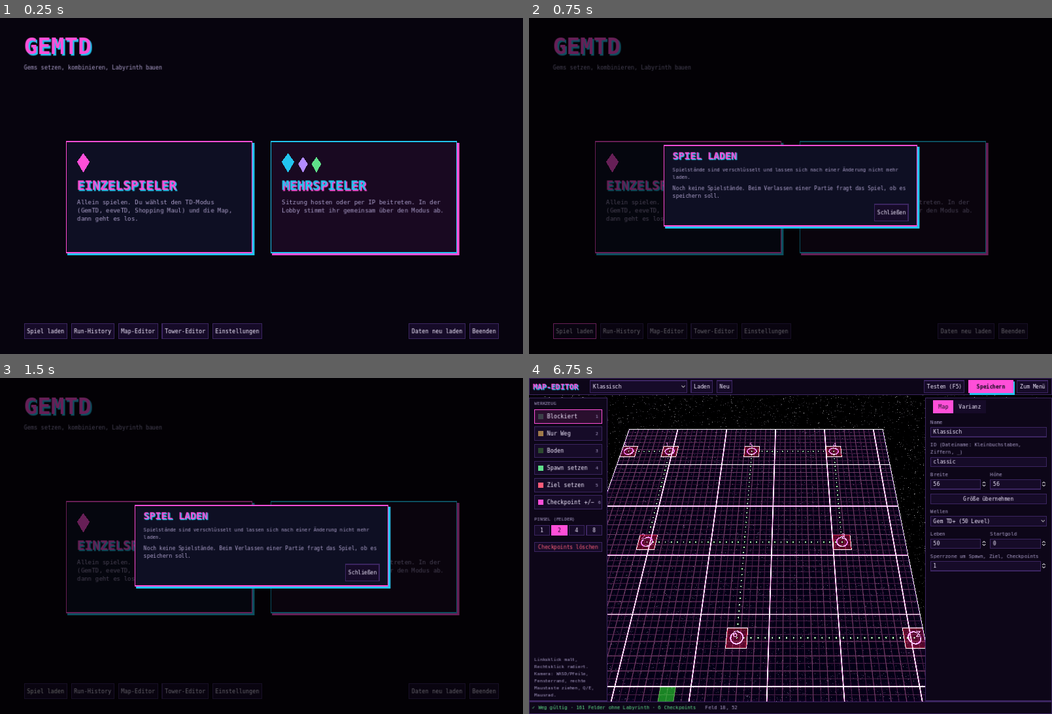
Above: before the commit, frames 1-4 (two rows, left to right).
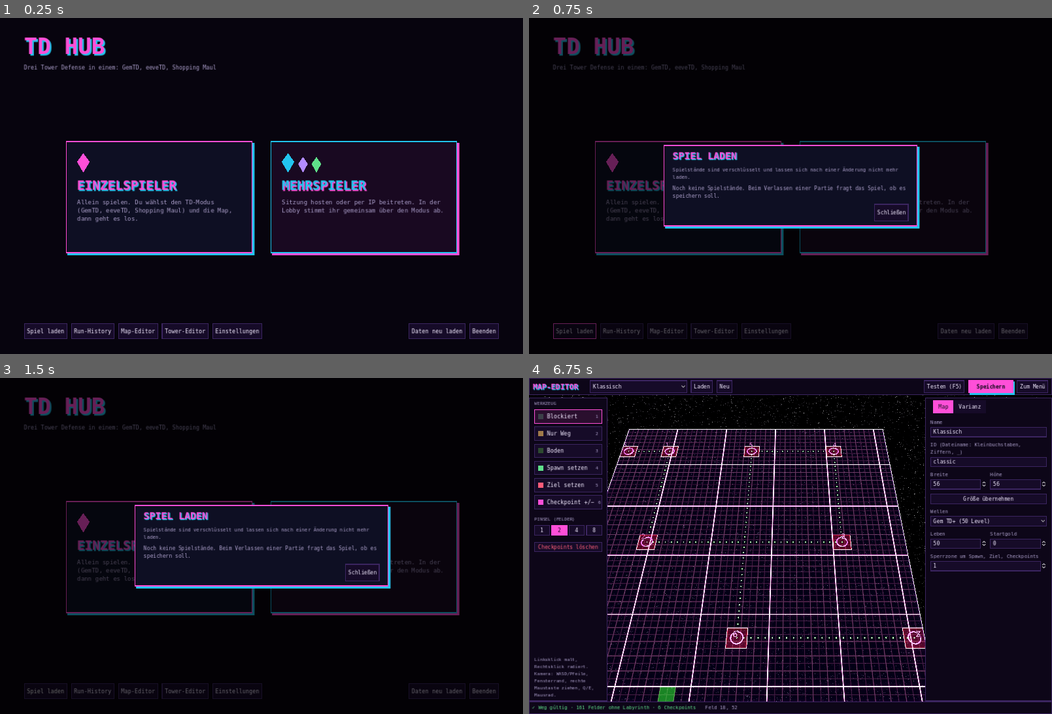
Above: after the commit, the same moments.

Repository: Tulkor/GemTD
Game: Godot game, scene res://scenes/main_menu.tscn
The game is run twice, just before and just after one commit, with the same random seed, the same clock (stepped at 60 frames per second) and the same inputs.
Inputs (mouse positions are in pixels of both pictures, inside the frame that each line leads up to):
- Up to frame 1 (0.25 s): no input
- Up to frame 2 (0.75 s): click "Spiel laden" at 0.5 s
- Up to frame 3 (1.5 s): click "Spiel laden" at 1.25 s
- Up to frame 4 (6.75 s): click (685, 556) at 2.02 s; click (895, 556) at 2.77 s; click "Run-History" at 3.5 s; click "Einstellungen" at 4.25 s; click "Daten neu laden" at 5 s; click "Schließen" at 5.75 s; click "Map-Editor" at 6.5 s

The runs differ from the first frame. In frame 1, 0.9% of the frame differs, in the area x 4-42%, y 5-16%; in frame 2, 0.7%; in frame 3, 0.7%; in frame 4, nothing differs.

Commit message:
Projekt heißt jetzt TD Hub
Titel im Hauptmenü, Projekt- und Produktname, README. Der Speicherort
für user:// bleibt beim alten Ordner, damit Spielstände, XP und
Einstellungen erhalten bleiben.

Co-Authored-By: Claude Opus 5.5 (1M context) <noreply@anthropic.com>
Claude-Session: https://claude.ai/code/session_012zQMxLmyrEzH6XBBvJmnZM

Diff:
--- a/data/i18n/en.json
+++ b/data/i18n/en.json
@@ -2,6 +2,8 @@
 	"Spielen": "Play",
 	"Spielen: %s": "Play: %s",
 	"Gems setzen, kombinieren, Labyrinth bauen": "Place gems, combine them, build the maze",
+	"TD Hub": "TD Hub",
+	"Drei Tower Defense in einem: GemTD, eeveTD, Shopping Maul": "Three tower defense games in one: GemTD, eeveTD, Shopping Maul",
 	"Map-Editor": "Map editor",
 	"Tower-Editor": "Tower editor",
 	"Einstellungen": "Settings",
--- a/project.godot
+++ b/project.godot
@@ -5,10 +5,13 @@
 
 [application]
 
-config/name="GemTD Nachbau"
-config/description="Nachbau der Warcraft-3-Map GemTD"
+config/name="TD Hub"
+config/description="Drei Tower-Defense-Spiele in einem: GemTD, eeveTD und Shopping Maul"
 run/main_scene="res://scenes/main_menu.tscn"
 config/features=PackedStringArray("4.3", "GL Compatibility")
+; Alter Speicherort (wie vor der Umbenennung zu TD Hub), damit Spielstände, XP und Einstellungen erhalten bleiben.
+config/use_custom_user_dir=true
+config/custom_user_dir_name="godot/app_userdata/GemTD Nachbau"
 
 [autoload]
 
--- a/scripts/ui/main_menu.gd
+++ b/scripts/ui/main_menu.gd
@@ -80,10 +80,10 @@
 	var v := VBoxContainer.new()
 	v.add_theme_constant_override("separation", 10)
 	margin.add_child(v)
-	var title := UiTheme.title(UiUtil.label("GemTD", v, 60))
+	var title := UiTheme.title(UiUtil.label("TD Hub", v, 60))
 	title.add_theme_constant_override("shadow_offset_x", 4)
 	title.add_theme_constant_override("shadow_offset_y", 4)
-	var sub := UiUtil.label("Gems setzen, kombinieren, Labyrinth bauen", v, 15)
+	var sub := UiUtil.label("Drei Tower Defense in einem: GemTD, eeveTD, Shopping Maul", v, 15)
 	sub.add_theme_color_override("font_color", UiTheme.MUTED)
 	var center := CenterContainer.new()
 	center.size_flags_vertical = Control.SIZE_EXPAND_FILL
Not shown, changed: export_presets.cfg
Not shown, changed: README.md
